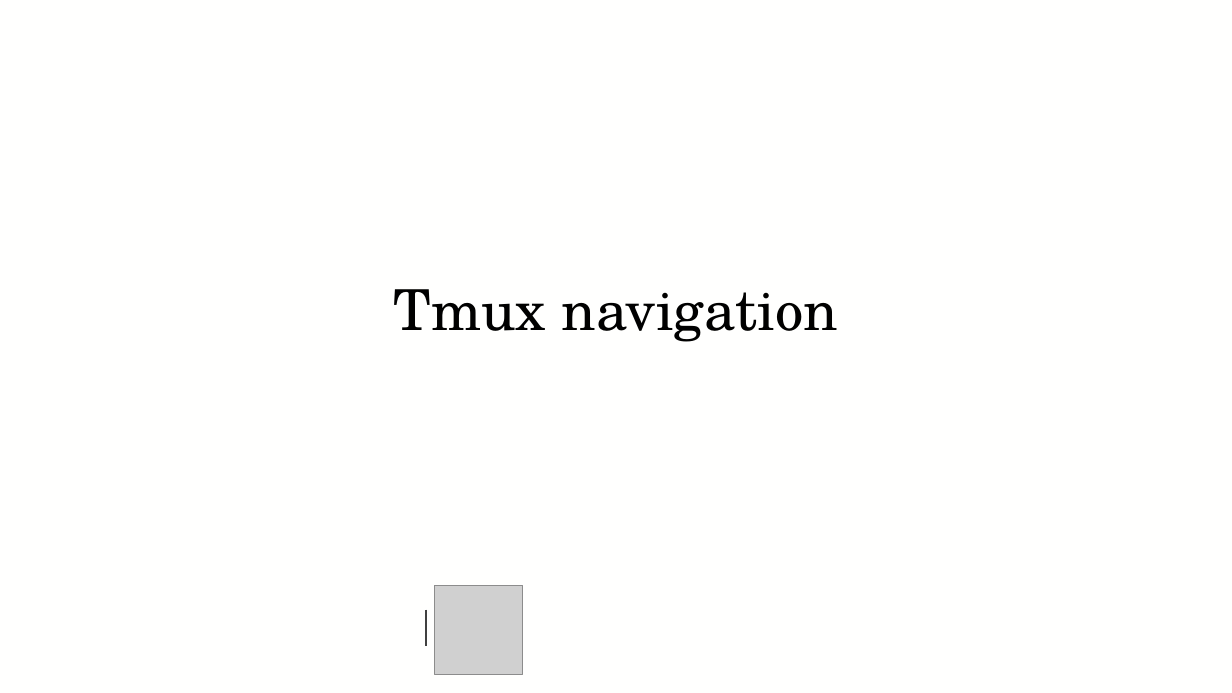
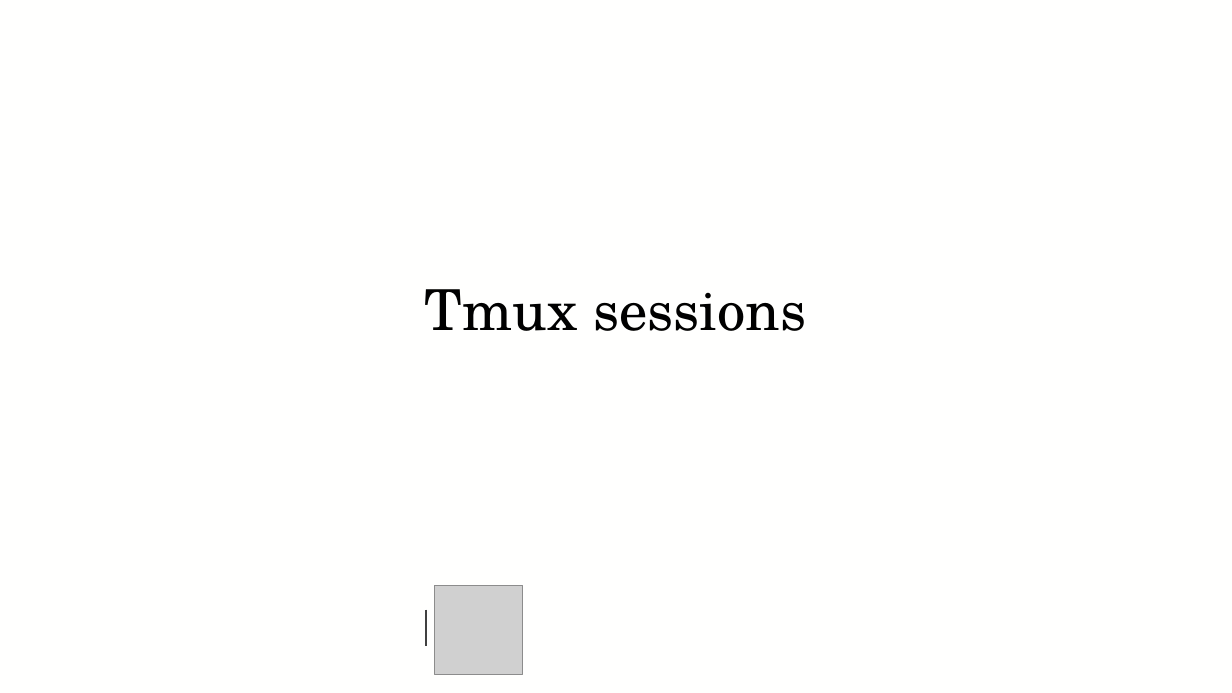
Before and after one commit to baskerville-hpc/2025-01-16-RFI-DLS-training, a slide deck: slide 4 of Interactive_jobs/Baskerville-Interactive-jobs.pptx (slide 6 before the commit). Drawn at 1232x693 pixels with LibreOffice and Linux fonts; fonts in the diff are those of the drawing; grey boxes stand for pictures; background and template pictures are left out. Boxes give left, top, right and bottom in pixels: in the first picture for what was removed or moved away, otherwise in the second. Text is boxed around its words. In the diff, an @@ line names an element or a change of style, - is before the commit and + after.

```diff
--- a/Interactive_jobs/Baskerville-Interactive-jobs.pptx
+++ b/Interactive_jobs/Baskerville-Interactive-jobs.pptx
@@ title at (x1=425, y1=289, x2=806, y2=331): text changed @@
-Tmux navigation
+Tmux sessions
```
Also in this commit, not shown: 4 other slides changed, 19 slides added.
